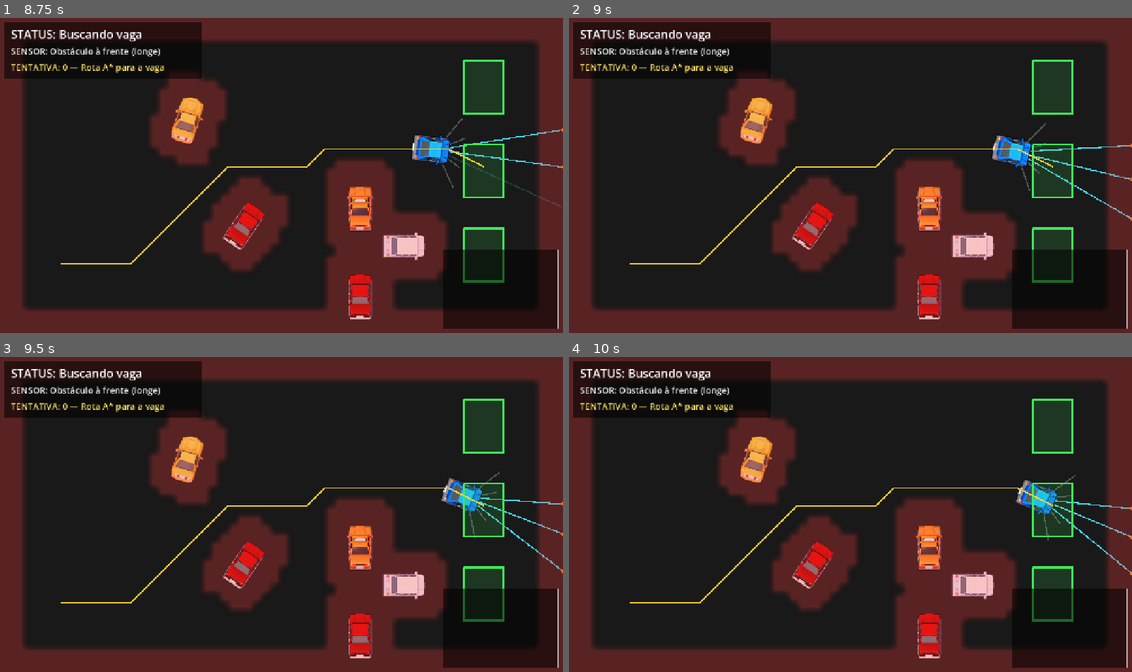
Above: before the commit, frames 1-4 (two rows, left to right).
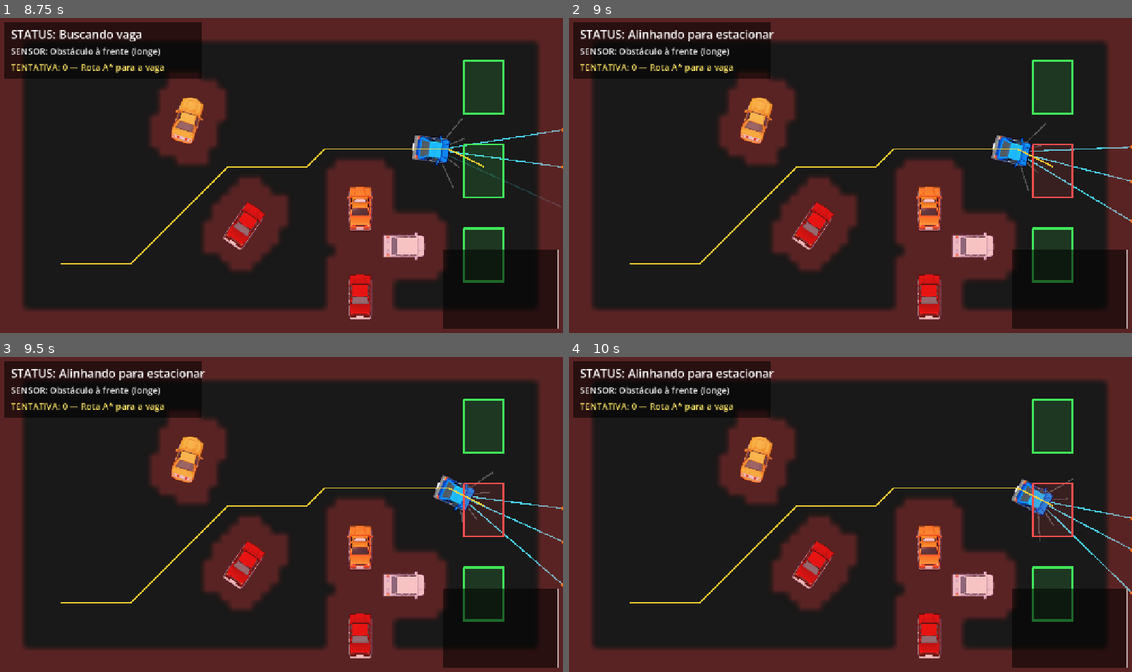
Above: after the commit, the same moments.

Repository: omurilomota/estacionamento-automatico-godot
Game: Godot game, scene res://scenes/Mundo.tscn
The game is run twice, just before and just after one commit, with the same random seed, the same clock (stepped at 60 frames per second) and the same inputs.
Inputs:
- Up to frame 1 (8.75 s): tap Enter at 0.5 s; tap 1 every 2.25 s from 0.6 to 7.35 s; tap 3 every 2.25 s from 1.35 to 8.1 s; tap R at 2.1, 4.35, 6.6 s
- Up to frame 2 (9 s): tap R at 8.85 s
- Up to frame 3 (9.5 s): no input
- Up to frame 4 (10 s): tap 1 at 9.6 s

Frame 1 is identical in both runs. In frame 2, 2.2% of the frame differs, in the area x 10-100%, y 3-66%; in frame 3, 2.4%, in the area x 10-100%, y 3-73%; in frame 4, 2.2%.
Error before the commit: Trying to assign value of type 'Line2D' to a variable of type 'Polygon2D'. (res://scripts/Vaga.gd:7)

Commit message:
:bug: corrige tipo do contorno da vaga (Line2D)

Diff:
--- a/scripts/Vaga.gd
+++ b/scripts/Vaga.gd
@@ -4,7 +4,7 @@
 @export var cor_livre: Color = Color(0.25, 0.9, 0.35)
 @export var cor_ocupada: Color = Color(0.95, 0.3, 0.3)
 
-@onready var contorno: Polygon2D = $Contorno
+@onready var contorno: Line2D = $Contorno
 @onready var fundo: Polygon2D = $Fundo
 
 var ocupada: bool = false
